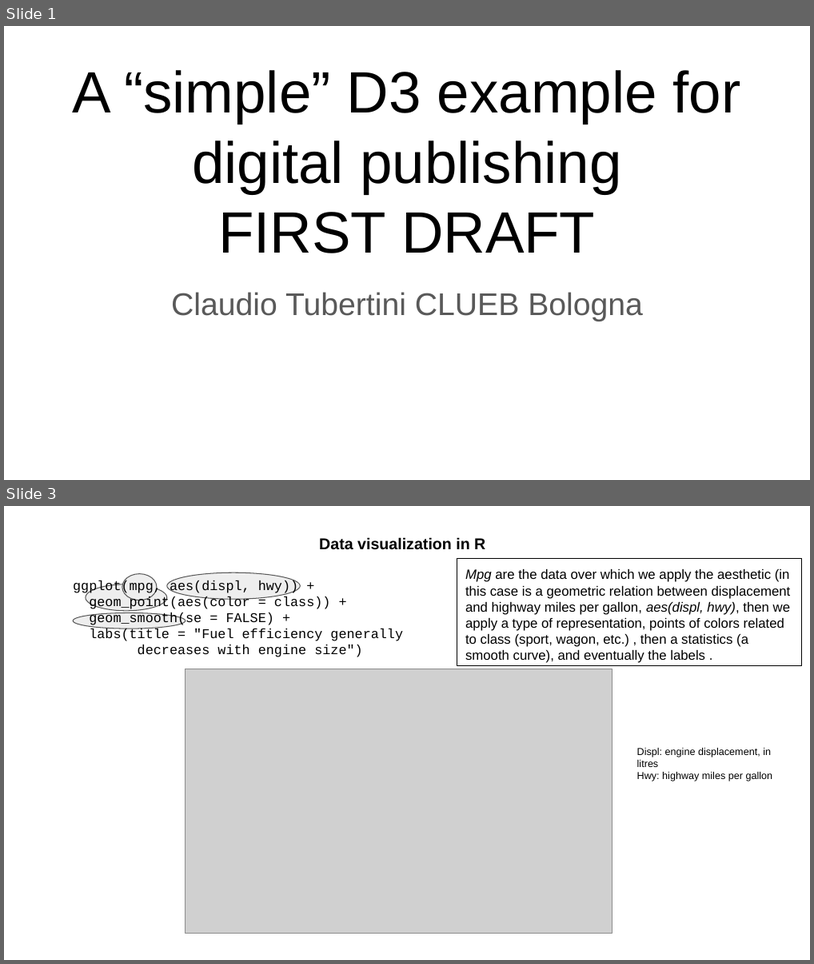
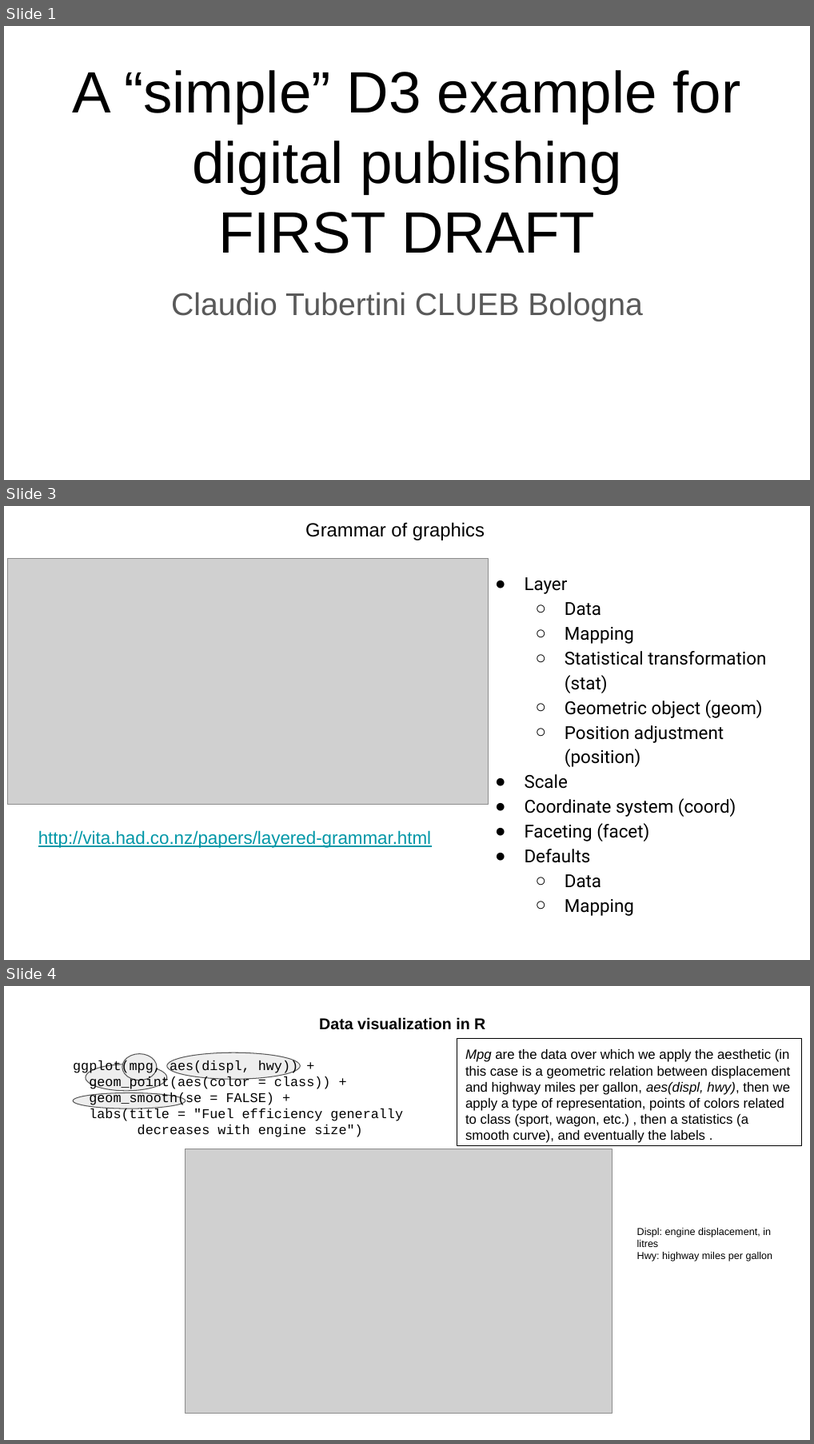
Before and after one commit to claudiotubertini/WHOmanities, a slide deck: Client-side_Data_Visualization.pptx. Shown one above the other, each under a label of ours: slides 1 and 3 before the commit, slides 1, 3 and 4 after it; the slides between them are not shown. The pictures are 814x964 and 814x1444 pixels, drawn with LibreOffice and Linux fonts; fonts in the diff are those of the drawing; grey boxes stand for pictures. Boxes give left, top, right and bottom in pixels: in the first picture for what was removed or moved away, otherwise in the second. Text is boxed around its words. In the diff, an @@ line names an element or a change of style, - is before the commit and + after.

```diff
--- a/Client-side_Data_Visualization.pptx
+++ b/Client-side_Data_Visualization.pptx
@@ slide 3 added at <box>4,506,810,960</box>, background #FFFFFF @@
@@ text added at <box>306,522,485,540</box>, 17 pt, text #000000 @@
+Grammar of graphics
@@ picture added at <box>7,559,489,804</box> @@
@@ text added at <box>525,577,766,916</box>, 16 pt, text #000000 @@
+● Layer
+  ○ Data
+  ○ Mapping
+  ○ Statistical transformation (stat)
+  ○ Geometric object (geom)
+  ○ Position adjustment (position)
+● Scale
+● Coordinate system (coord)
+● Faceting (facet)
+● Defaults
+  ○ Data
+  ○ Mapping
@@ text added at <box>38,830,431,848</box>, 16 pt, text #0097A7, underline @@
+http://vita.had.co.nz/papers/layered-grammar.html
@@ what was slide 3 is now slide 4 @@
```
Also in this commit, not shown: 1 slide changed.
